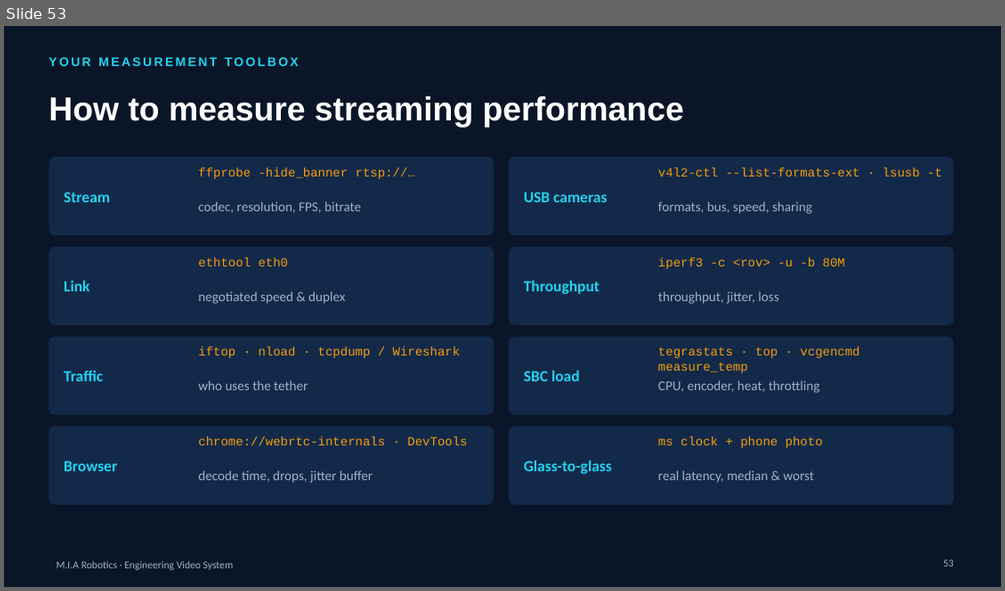
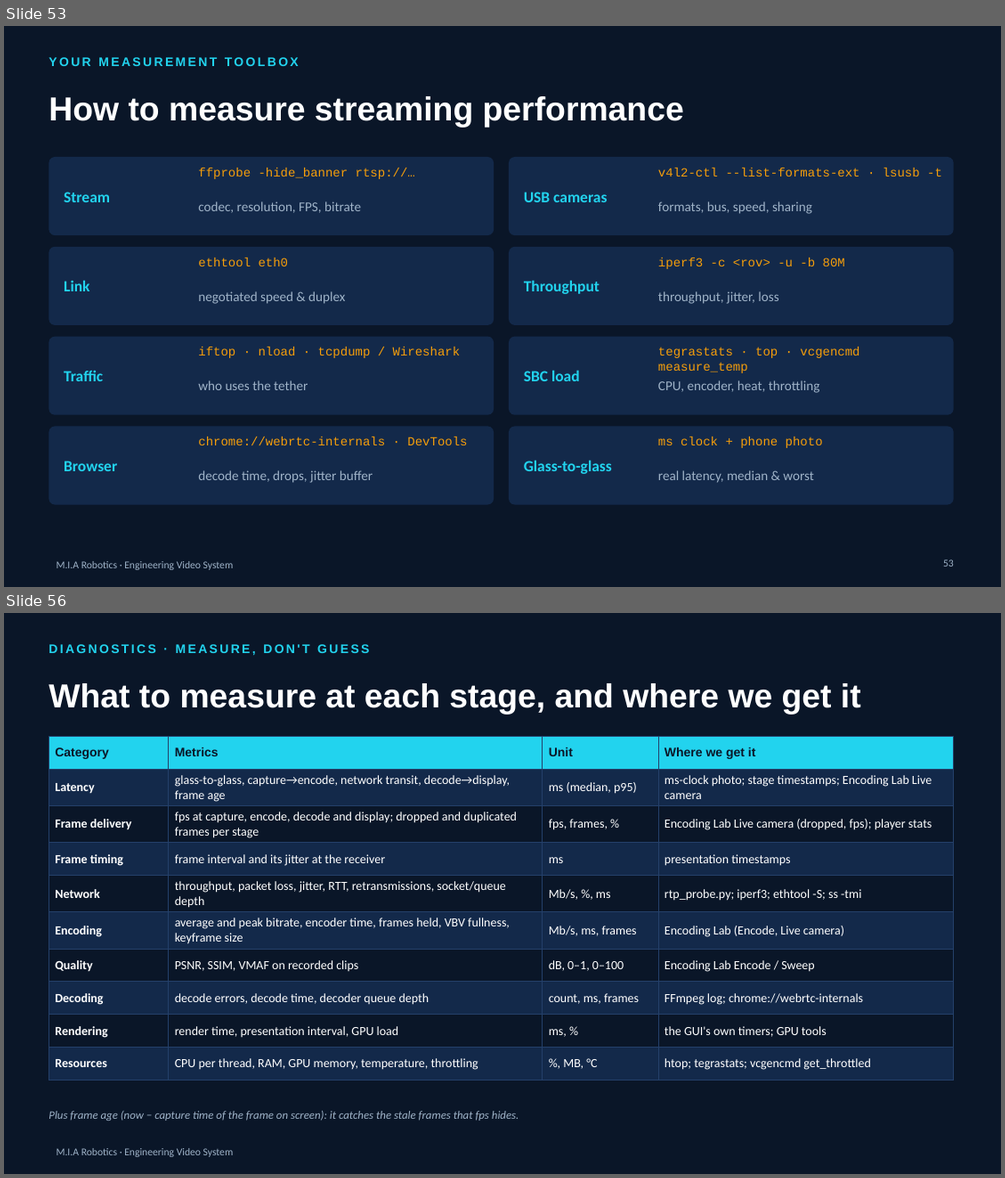
Before and after one commit to YoussefAbbas2001/video-streaming, a slide deck: presentation/MIA_Video_Streaming.pptx. Shown one above the other, each under a label of ours: slide 53 before the commit, slides 53 and 56 after it; the slides between them are not shown. The pictures are 1005x591 and 1005x1178 pixels, drawn with LibreOffice and Linux fonts; fonts in the diff are those of the drawing; background and template pictures are left out. Boxes give left, top, right and bottom in pixels: in the first picture for what was removed or moved away, otherwise in the second. Text is boxed around its words. In the diff, an @@ line names an element or a change of style, - is before the commit and + after.

```diff
--- a/presentation/MIA_Video_Streaming.pptx
+++ b/presentation/MIA_Video_Streaming.pptx
@@ slide 56 added at (x1=4, y1=613, x2=1001, y2=1174), background #0A1628; not listed: 1 template element that a slide beside it also shows @@
@@ text added at (x1=48, y1=644, x2=369, y2=655), 12 pt, text #22D3EE, bold @@
+DIAGNOSTICS · MEASURE, DON'T GUESS
@@ title added at (x1=48, y1=683, x2=861, y2=714), 32 pt, text #FFFFFF, bold @@
+What to measure at each stage, and where we get it
@@ table added at (x1=48, y1=737, x2=954, y2=1073), 10 rows, 4 columns @@
+Category | Metrics | Unit | Where we get it
+Latency | glass-to-glass, capture→encode, network transit, decode→display, frame age | ms (median, p95) | ms-clock photo; stage timestamps; Encoding Lab Live camera
+Frame delivery | fps at capture, encode, decode and display; dropped and duplicated frames per stage | fps, frames, % | Encoding Lab Live camera (dropped, fps); player stats
+Frame timing | frame interval and its jitter at the receiver | ms | presentation timestamps
+Network | throughput, packet loss, jitter, RTT, retransmissions, socket/queue depth | Mb/s, %, ms | rtp_probe.py; iperf3; ethtool -S; ss -tmi
+Encoding | average and peak bitrate, encoder time, frames held, VBV fullness, keyframe size | Mb/s, ms, frames | Encoding Lab (Encode, Live camera)
+Quality | PSNR, SSIM, VMAF on recorded clips | dB, 0–1, 0–100 | Encoding Lab Encode / Sweep
+Decoding | decode errors, decode time, decoder queue depth | count, ms, frames | FFmpeg log; chrome://webrtc-internals
+Rendering | render time, presentation interval, GPU load | ms, % | the GUI's own timers; GPU tools
+Resources | CPU per thread, RAM, GPU memory, temperature, throttling | %, MB, °C | htop; tegrastats; vcgencmd get_throttled
@@ text added at (x1=48, y1=1111, x2=519, y2=1120), 11 pt, text #9FB3C8, italic @@
+Plus frame age (now − capture time of the frame on screen): it catches the stale frames that fps hides.
```
Also in this commit, not shown: 22 other slides added, 51 other files.
